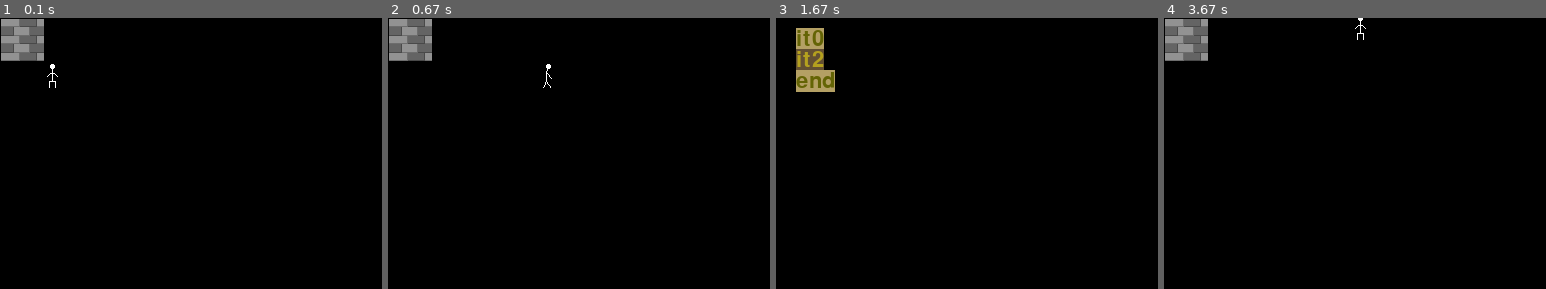
Above: before the commit, frames 1-4 (left to right).
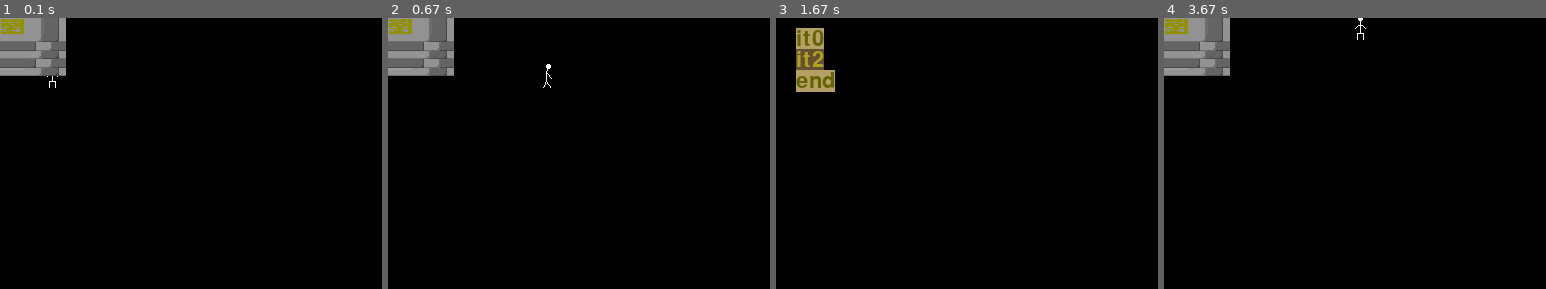
Above: after the commit, the same moments.

Repository: anokata/pythonPetProjects
Game: pygame game, started from platformer/sur.py
Same seed, same stepped clock (60 frames per second), same inputs: the game is played once before the commit and once after it.
Inputs:
- Up to frame 1 (0.1 s): no input
- Up to frame 2 (0.67 s): hold Right from 0.33 s (still down)
- Up to frame 3 (1.67 s): release Right at 0.8 s; hold Up 0.83-1.13 s; tap Space at 0.9, 1.23, 1.57 s; hold Down 1.17-1.47 s; hold Left from 1.5 s (still down)
- Up to frame 4 (3.67 s): tap Space at 1.87, 2, 2.4, 2.8, 3.1, 3.3, 3.6 s; release Left at 1.9 s; hold Up 1.93-2.3 s; hold Down 2.33-2.7 s; hold Left 2.73-3.2 s; hold Right from 3.23 s (still down)
The pictures show only the part of the screen within x 0-50%, y 0-50%; the shares and areas given below are measured in that part.

The runs differ from the first frame. In frame 1, 3.1% of the frame differs, in the area x 0-18%, y 0-22%; in frame 2, 3.1%; in frame 3, nothing differs; in frame 4, 3.1%.

Commit message:
Делаю карту, загрузку, отображение.

Diff:
--- a/platformer/sur.py
+++ b/platformer/sur.py
@@ -52,16 +52,26 @@
 class Obj():
     energy = 0.0
 
+class Block(pygame.sprite.Sprite): # base class for sprites?
+    rect = 0
+    def __init__(self, x=0, y=0, imgname='block1.png'):
+        Sprite.__init__(self)
+        self.image = pygame.image.load(imgname).convert()
+        self.rect = pygame.Rect(x, y, self.image.get_rect().size[0],
+                         self.image.get_rect().size[1])
+
+    def draw(self, x, y):
+        screen.blit(self.image, (x, y))
+        #screen.blit(self.image, (self.rect.left, self.rect.top))
+
+
 class Map():
     tiles = 0
     w = h = z = 0
 
-    def __init__(self, w, h, z):
-        self.w = w
-        self.h = h
+    def __init__(self, z):
         self.z = z
-        self.tiles = {(x, y, lay): l for x in range(w) for y in range(h)
-                for lay in range(z) for l in [list()]}
+        self.load()
 
     def __setitem__(self, k, v):
         self.tiles[k] = v
@@ -94,38 +104,31 @@
           "x-----------------------x",
           "xxxxxxxxxxxxxxxxxxxxxxxxx",
              ]
-
-
-class Tiled():
-    tiles = []
-
-    def __init__(self, imgname, mp):
-        tiles = list()
-        for x,y in mp:
-            obj = Obj()
-            #EnergySystem.registr
-            self.tiles += [(makeSpriteXY(imgname, x, y), obj)]
-
-    def draw(self):
-        for (x, o) in self.tiles:
-            screen.blit(x.image, (x.x, x.y))
-
-    def addToLayer(self, l):
-        for (x, o) in self.tiles:
-            l.add(x)
-
-
-class Block(pygame.sprite.Sprite): # base class for sprites?
-    rect = 0
-    def __init__(self, x=0, y=0, imgname='block1.png'):
-        Sprite.__init__(self)
-        self.image = pygame.image.load(imgname).convert()
-        self.rect = pygame.Rect(x, y, self.image.get_rect().size[0],
-                         self.image.get_rect().size[1])
-
-    def draw(self, x, y):
-        screen.blit(self.image, (x, y))
-        #screen.blit(self.image, (self.rect.left, self.rect.top))
+        descrp = {
+                'x': ('objects/block2.png',),
+                '-': ('objects/ground0.png',),
+                'c': ('objects/cube1.png',),
+                }
+        mapObjects = dict()
+        for c, p in descrp.items():
+            imgpath = p[0]
+            print(imgpath, p)
+            sprite = Block(imgname=imgpath)
+            mapObjects[c] = (sprite,)
+
+        w = len(lev[0])
+        h = len(lev)
+
+        self.w = w
+        self.h = h
+        z = self.z
+        self.tiles = {(x, y, lay): l for x in range(w) for y in range(h)
+                for lay in range(z) for l in [list()]}
+
+        for x in range(w):
+            for y in range(h):
+                self.tiles[x,y,1] += [mapObjects[lev[y][x]][0]]
+
 
 # Globals
 player = None
@@ -276,7 +279,7 @@
 
     global globmap
     b = Block()
-    globmap = Map(3,3,2)
+    globmap = Map(2)
     globmap[1,1,0] += [b]
     globmap[1,1,0] += [b]
     globmap[2,1,0] += [b]
